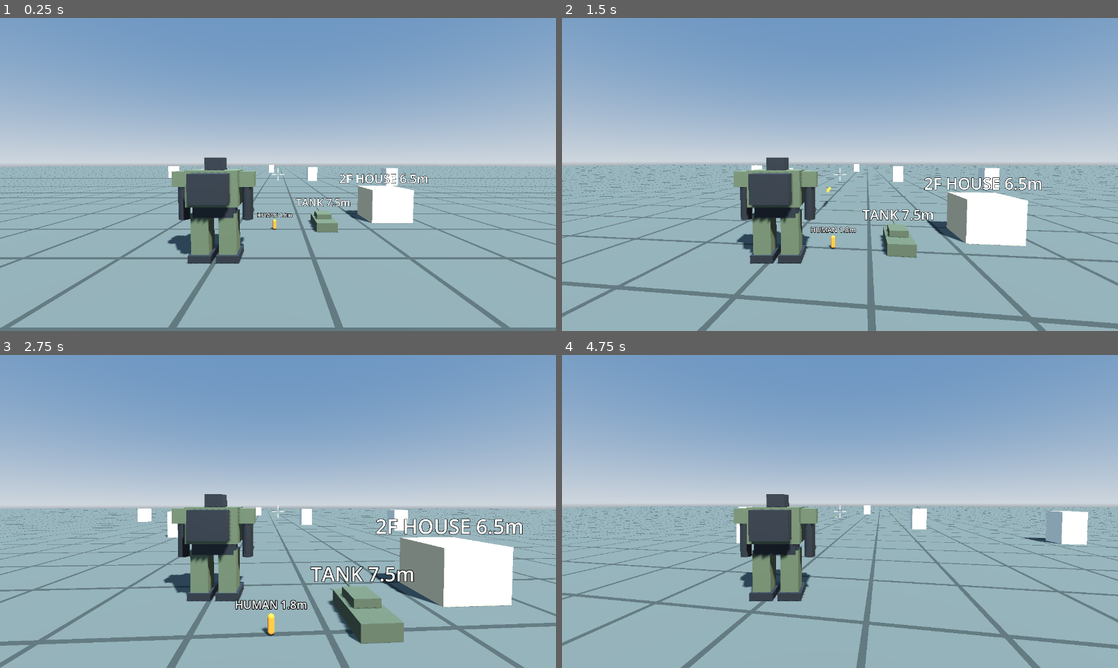
Above: before the commit, frames 1-4 (two rows, left to right).
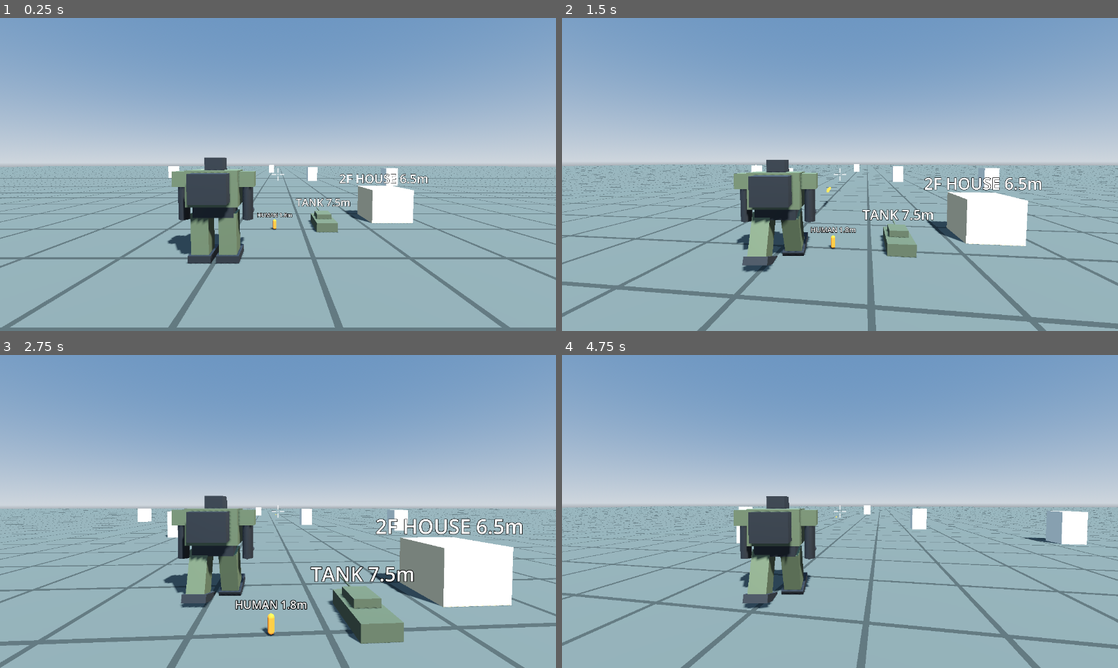
Above: after the commit, the same moments.

Repository: Sierra-117605/ARSENAL-FRONT
Game: Godot game, scene res://scenes/field_3d.tscn
Same seed, same stepped clock (60 frames per second), same inputs: the game is played once before the commit and once after it.
Inputs (mouse positions are in pixels of both pictures, inside the frame that each line leads up to):
- Up to frame 1 (0.25 s): no input
- Up to frame 2 (1.5 s): tap Enter at 0.5 s; move the mouse to (867, 174) at 0.52 s; hold W (move_forward) from 0.53 s (still down); click (867, 174) at 0.6 s; move the mouse to (812, 174) at 1.27 s; click (812, 174) at 1.35 s
- Up to frame 3 (2.75 s): keep holding W (move_forward); move the mouse to (289, 505) at 2.02 s; click (289, 505) at 2.1 s
- Up to frame 4 (4.75 s): keep holding W (move_forward); move the mouse to (834, 517) at 2.77 s; click (834, 517) at 2.85 s; move the mouse to (878, 514) at 3.52 s; click (878, 514) at 3.6 s; move the mouse to (795, 508) at 4.27 s; click (795, 508) at 4.35 s

The runs differ from the first frame. In frame 2, 1.8% of the frame differs, in the area x 30-46%, y 44-82%; in frame 3, 1.5%; in frame 4, 1.7%.

Commit message:
N1-6/N1-7: Phase 1 完了確認（実機OK）+ 仮の歩きモーション + 起動用 bat 修正
Co-Authored-By: Claude Opus 5 <noreply@anthropic.com>

Diff:
--- a/scenes/robot.tscn
+++ b/scenes/robot.tscn
@@ -74,25 +74,32 @@
 [node name="Visual" type="Node3D" parent="."]
 transform = Transform3D(3, 0, 0, 0, 3, 0, 0, 0, 3, 0, 0, 0)
 
-[node name="LegL" type="MeshInstance3D" parent="Visual"]
-transform = Transform3D(1, 0, 0, 0, 1, 0, 0, 0, 1, -0.55, 1.05, 0)
+[node name="LegPivotL" type="Node3D" parent="Visual"]
+transform = Transform3D(1, 0, 0, 0, 1, 0, 0, 0, 1, -0.55, 1.95, 0)
+
+[node name="LegL" type="MeshInstance3D" parent="Visual/LegPivotL"]
+transform = Transform3D(1, 0, 0, 0, 1, 0, 0, 0, 1, 0, -0.9, 0)
 mesh = SubResource("Mesh_leg")
 surface_material_override/0 = SubResource("Mat_body")
 
-[node name="LegR" type="MeshInstance3D" parent="Visual"]
-transform = Transform3D(1, 0, 0, 0, 1, 0, 0, 0, 1, 0.55, 1.05, 0)
+[node name="FootL" type="MeshInstance3D" parent="Visual/LegPivotL"]
+transform = Transform3D(1, 0, 0, 0, 1, 0, 0, 0, 1, 0, -1.8, -0.15)
+mesh = SubResource("Mesh_foot")
+surface_material_override/0 = SubResource("Mat_frame")
+
+[node name="LegPivotR" type="Node3D" parent="Visual"]
+transform = Transform3D(1, 0, 0, 0, 1, 0, 0, 0, 1, 0.55, 1.95, 0)
+
+[node name="LegR" type="MeshInstance3D" parent="Visual/LegPivotR"]
+transform = Transform3D(1, 0, 0, 0, 1, 0, 0, 0, 1, 0, -0.9, 0)
 mesh = SubResource("Mesh_leg")
 surface_material_override/0 = SubResource("Mat_body")
 
-[node name="FootL" type="MeshInstance3D" parent="Visual"]
-transform = Transform3D(1, 0, 0, 0, 1, 0, 0, 0, 1, -0.55, 0.15, -0.15)
+[node name="FootR" type="MeshInstance3D" parent="Visual/LegPivotR"]
+transform = Transform3D(1, 0, 0, 0, 1, 0, 0, 0, 1, 0, -1.8, -0.15)
 mesh = SubResource("Mesh_foot")
 surface_material_override/0 = SubResource("Mat_frame")
 
-[node name="FootR" type="MeshInstance3D" parent="Visual"]
-transform = Transform3D(1, 0, 0, 0, 1, 0, 0, 0, 1, 0.55, 0.15, -0.15)
-mesh = SubResource("Mesh_foot")
-surface_material_override/0 = SubResource("Mat_frame")
 
 [node name="Hip" type="MeshInstance3D" parent="Visual"]
 transform = Transform3D(1, 0, 0, 0, 1, 0, 0, 0, 1, 0, 2.05, 0)
--- a/scripts/action/robot.gd
+++ b/scripts/action/robot.gd
@@ -13,8 +13,23 @@
 ## 重力の強さ（プロジェクト設定の値を使う）
 var gravity: float = ProjectSettings.get_setting("physics/3d/default_gravity")
 
+## 脚の振り幅（度）。仮の歩き用（本番モデルに差し替える時に作り直す）
+@export var step_swing_deg: float = 22.0
+## 1 メートル進むごとに進む歩調の量（大きいほど脚を速く振る）
+@export var step_rate: float = 0.09
+## 歩調に合わせて機体が上下に揺れる量（メートル）
+@export var body_bob: float = 0.25
+
 ## 腕の武器（Phase 1 は 1 種類）
 @onready var weapon: Weapon = get_node_or_null("Weapon")
+@onready var visual: Node3D = $Visual
+@onready var leg_pivot_l: Node3D = $Visual/LegPivotL
+@onready var leg_pivot_r: Node3D = $Visual/LegPivotR
+
+## 歩調の進み具合（0〜1 で 1 歩分）
+var step_phase: float = 0.0
+## 見た目の揺れの強さ（止まると 0 に戻る）
+var step_amount: float = 0.0
 
 
 func _physics_process(delta: float) -> void:
@@ -38,6 +53,24 @@
 	if control["fire"] and weapon != null:
 		weapon.try_fire(Pilotable.aim_point(control), self)
 
+	_update_step_motion(delta)
+
+
+## 仮の歩き：脚を前後に振り、歩調に合わせて機体を上下に揺らす
+func _update_step_motion(delta: float) -> void:
+	var speed := Vector2(velocity.x, velocity.z).length()
+	# 実際に進んだ距離に応じて歩調を進める（速いほど脚が速く動く）
+	step_phase = fposmod(step_phase + speed * step_rate * delta, 1.0)
+	# 止まっている時は揺れを 0 に戻す
+	var wanted := clampf(speed / maxf(walk_speed, 0.01), 0.0, 1.0)
+	step_amount = move_toward(step_amount, wanted, 4.0 * delta)
+
+	var swing := sin(step_phase * TAU) * deg_to_rad(step_swing_deg) * step_amount
+	leg_pivot_l.rotation.x = swing
+	leg_pivot_r.rotation.x = -swing
+	# 1 歩で 2 回沈むので 2 倍の速さで上下させる
+	visual.position.y = -absf(sin(step_phase * TAU)) * body_bob * step_amount
+
 
 ## 保存用の状態に機種を加える
 func to_dict() -> Dictionary:
--- /dev/null
+++ b/tests/test_n1_7_step_motion.gd
@@ -0,0 +1,66 @@
+extends SceneTree
+## N1-7 の自動確認：歩いている間だけ脚が前後に振れ、止まると元に戻るか調べる。
+## 実行：Godot_console.exe --headless --path . --script res://tests/test_n1_7_step_motion.gd
+## 画像も撮る場合（--headless を外す）：... -- --shot=<保存先.png>
+
+var field: Node
+var robot: Robot
+var leg_l: Node3D
+var leg_r: Node3D
+var frame := 0
+var failed := false
+var shot_path := ""
+var max_swing := 0.0
+var saw_forward := false
+var saw_backward := false
+
+
+func _initialize() -> void:
+	for arg in OS.get_cmdline_user_args():
+		if arg.begins_with("--shot="):
+			shot_path = arg.substr(7)
+	field = load("res://scenes/field_3d.tscn").instantiate()
+	root.add_child(field)
+	robot = field.get_node("Robot")
+	leg_l = field.get_node("Robot/Visual/LegPivotL")
+	leg_r = field.get_node("Robot/Visual/LegPivotR")
+
+
+func _physics_process(_delta: float) -> bool:
+	frame += 1
+	if frame > 30 and frame < 180:
+		# 歩いている間の脚の角度を記録
+		max_swing = maxf(max_swing, absf(leg_l.rotation.x))
+		if leg_l.rotation.x > 0.05:
+			saw_forward = true
+		if leg_l.rotation.x < -0.05:
+			saw_backward = true
+	match frame:
+		30:
+			_report(is_zero_approx(leg_l.rotation.x), "止まっている時、脚はまっすぐ")
+			Input.action_press("move_forward")
+		120:
+			if shot_path != "":
+				_save_shot()
+		180:
+			Input.action_release("move_forward")
+			_report(max_swing > deg_to_rad(10.0), "歩くと脚が振れる (最大 %.1f°)" % rad_to_deg(max_swing))
+			_report(saw_forward and saw_backward, "脚が前にも後ろにも振れる（交互に動く）")
+			_report(absf(leg_l.rotation.x + leg_r.rotation.x) < 0.001, "左右の脚が逆向きに動く")
+		240:
+			_report(absf(leg_l.rotation.x) < deg_to_rad(1.0), "止まると脚がまっすぐに戻る (%.1f°)" % rad_to_deg(leg_l.rotation.x))
+			print("RESULT: ", "FAIL" if failed else "PASS")
+			return true
+	return false
+
+
+func _save_shot() -> void:
+	await process_frame
+	root.get_texture().get_image().save_png(shot_path)
+	print("画像を保存: ", shot_path)
+
+
+func _report(ok: bool, msg: String) -> void:
+	print("[", "OK" if ok else "NG", "] ", msg)
+	if not ok:
+		failed = true
Not shown, added: tests/test_n1_7_step_motion.gd.uid
Not shown, changed: .gitignore
Not shown, changed: KNOWLEDGE.md
Not shown, changed: TODO.md
